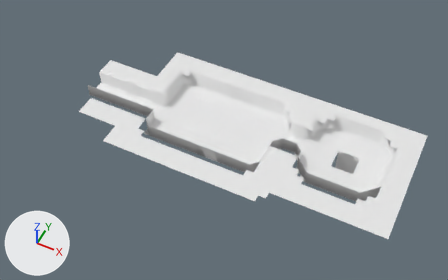
The OBJ model Ods217/Assets/Level_Data/lvl_PirateShip/Meshes/lvl2_PirateConveyor1.obj as it was, and as the next commit left it.
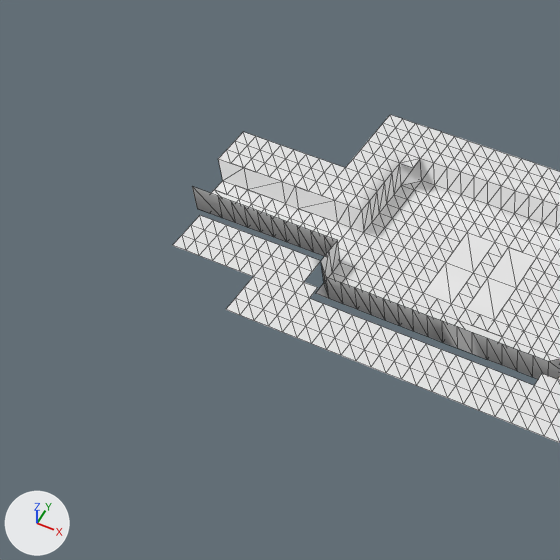
Each version is shown whole from a camera (50 mm lens) standing at (27.6, -53.6, 63.1) and looking at (1.6, -1.5, -2.1), then close up on the part from 0% to 57% of the width and 0% to 91% of the height. Every picture has the same lights, and +X, +Y and +Z are marked at lower left. The close-ups show mesh edges as thin lines. Where no turn or scale is listed for an object, it has been applied to the vertices. Vertices at the same position are counted once.
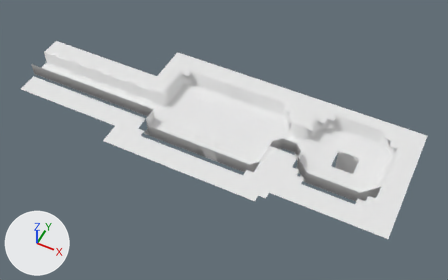
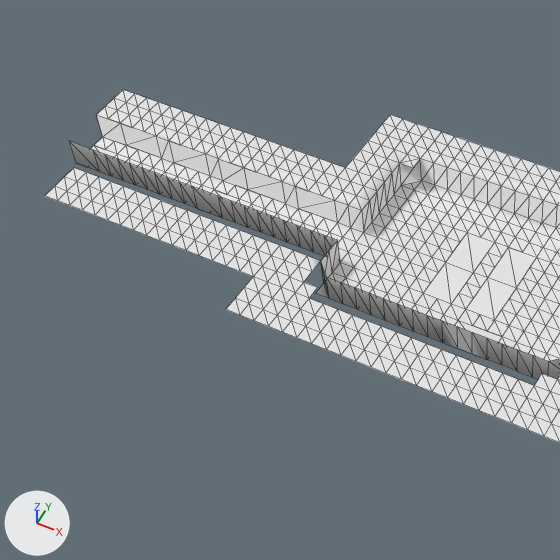
Boxes (x1, y1, x2, y2) around the edits, measured in the close-ups (560 x 560 px):
'Default', reshaped: before (173, 115, 560, 443); after (45, 90, 560, 443)
part 1 of me_default, added: after (45, 90, 243, 245)

The change, as a list of edits to the scene's bpy script:
```text
Change me_default:
    used by ob_default; location = (0.0, 0.0, 0.0)
    remove me_default.from_pydata(...)  # 1025 vertices, 1712 faces; spans x -19.0..27.0, y -12.0..8.0, z -5.0..2.0
    add me_default.from_pydata(...)  # 1154 vertices, 1918 faces; spans x -29.0..27.0, y -12.0..8.0, z -5.0..2.0
    me_default part 1
    1 vertex is added at (-29.0, -4.0, 2.0)
    13 new vertices lie (-1.0, 0.0, 0.0) away from vertices in x -19.0..-17.0, y -9.0..2.0, z 0.0..2.0
    13 new vertices lie (-1.0, 0.0, 0.0) away from vertices in x -20.0..-18.0, y -9.0..2.0, z 0.0..2.0
    13 new vertices lie (-1.0, 0.0, 0.0) away from vertices in x -21.0..-19.0, y -9.0..2.0, z 0.0..2.0
    13 new vertices lie (-1.0, 0.0, 0.0) away from vertices in x -22.0..-20.0, y -9.0..2.0, z 0.0..2.0
    13 new vertices lie (-1.0, 0.0, 0.0) away from vertices in x -23.0..-21.0, y -9.0..2.0, z 0.0..2.0
    13 new vertices lie (-1.0, 0.0, 0.0) away from vertices in x -24.0..-22.0, y -9.0..2.0, z 0.0..2.0
    13 new vertices lie (-1.0, 0.0, 0.0) away from vertices in x -25.0..-23.0, y -9.0..2.0, z 0.0..2.0
    13 new vertices lie (-1.0, 0.0, 0.0) away from vertices in x -26.0..-24.0, y -9.0..2.0, z 0.0..2.0
    12 new vertices lie (-1.0, 0.0, 0.0) away from vertices in x -27.0..-25.0, y -9.0..2.0, z 0.0..2.0
    12 new vertices lie (-1.0, 0.0, 0.0) away from vertices in x -28.0..-26.0, y -9.0..2.0, z 0.0..2.0
    206 new faces join them
```
